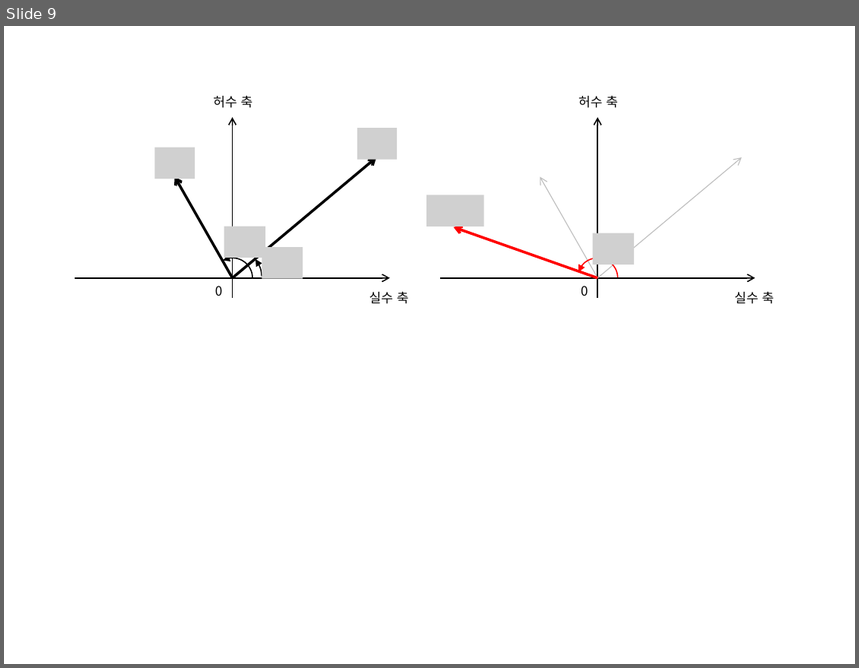
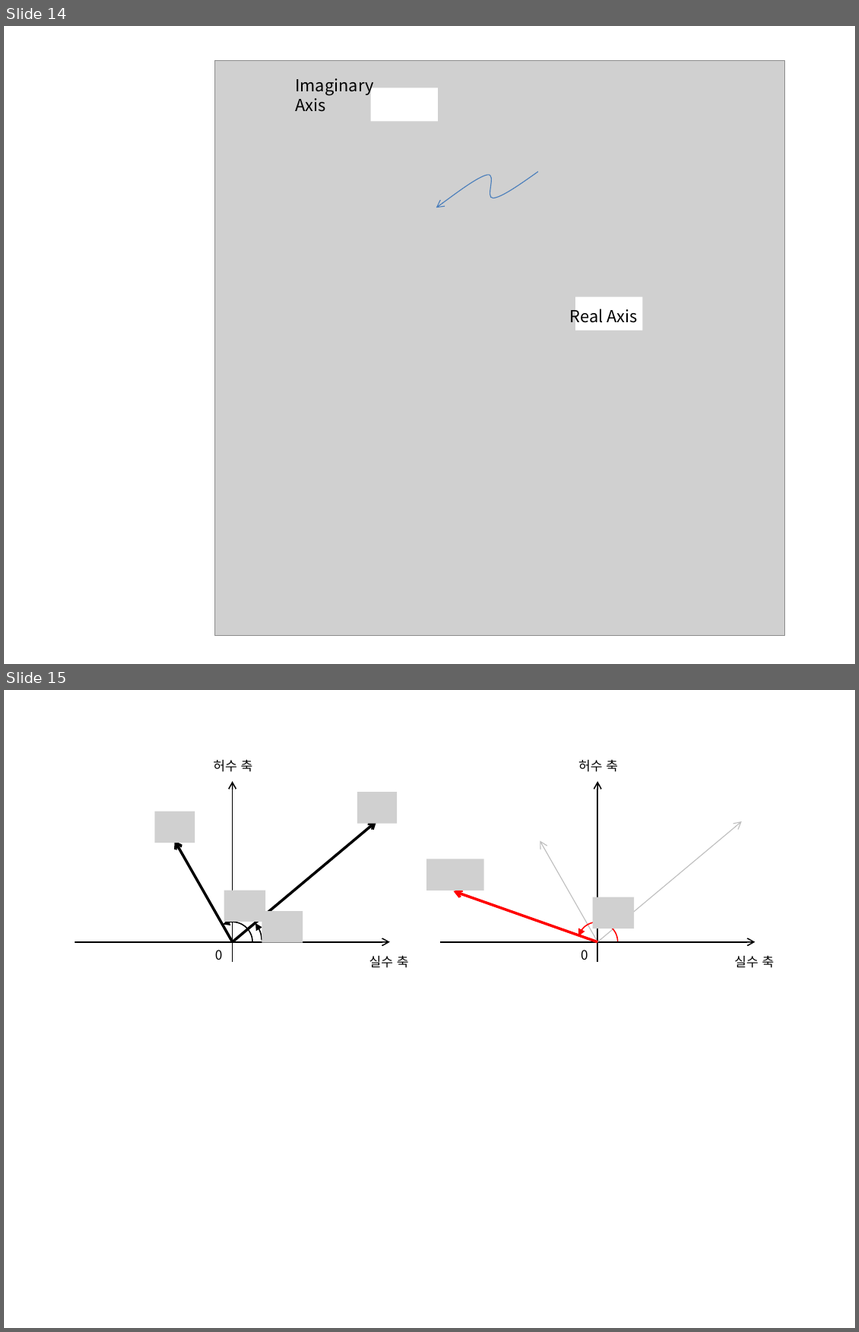
Before and after one commit to answeredbyablemind/answeredbyablemind.github.io, a slide deck: pics/2022-01-05-complex_number_basic/pics.pptx. Shown one above the other, each under a label of ours: slide 9 before the commit, slides 14 and 15 after it. The pictures are 859x668 and 859x1332 pixels, drawn with LibreOffice and Linux fonts; fonts in the diff are those of the drawing; grey boxes stand for pictures. Boxes give left, top, right and bottom in pixels: in the first picture for what was removed or moved away, otherwise in the second. Text is boxed around its words. In the diff, an @@ line names an element or a change of style, - is before the commit and + after.

```diff
--- a/pics/2022-01-05-complex_number_basic/pics.pptx
+++ b/pics/2022-01-05-complex_number_basic/pics.pptx
@@ slide 14 added at bbox=[4, 26, 855, 664], background #FFFFFF @@
@@ picture added at bbox=[215, 61, 785, 636] @@
@@ text added at bbox=[295, 78, 373, 112], 14 pt, text #000000 @@
+Imaginary Axis
@@ rectangle added at bbox=[371, 88, 438, 121], fill #FFFFFF @@
@@ picture added at bbox=[369, 113, 560, 148] @@
@@ picture added at bbox=[538, 154, 671, 188] @@
@@ freeform shape added at bbox=[436, 172, 538, 208], outline #4B7EBC 0.75 pt @@
@@ picture added at bbox=[275, 206, 335, 240] @@
@@ picture added at bbox=[463, 227, 592, 262] @@
@@ rectangle added at bbox=[576, 297, 643, 330], fill #FFFFFF @@
@@ text added at bbox=[570, 306, 638, 328], 14 pt, text #000000 @@
+Real Axis
@@ picture added at bbox=[375, 436, 522, 470] @@
@@ what was slide 9 is now slide 15 @@
```
Also in this commit, not shown: 6 other slides added, 18 other files.
